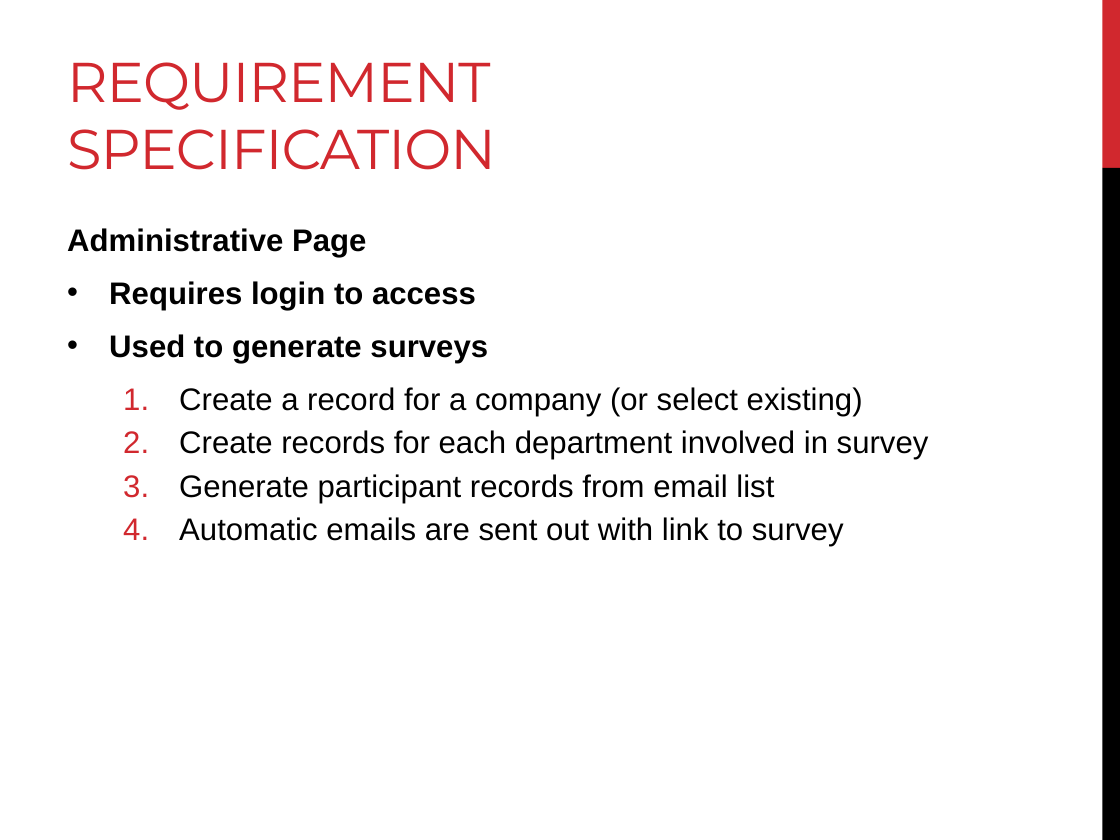
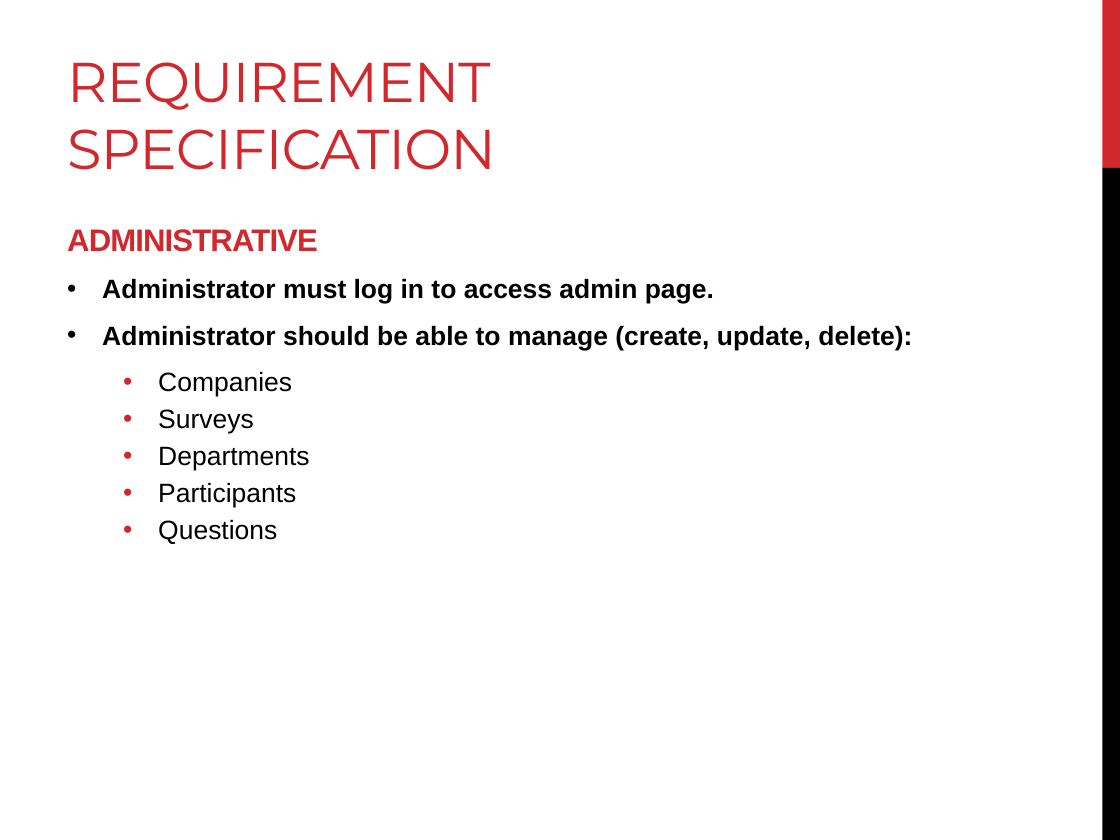
Before and after one commit to AndreasSchwagerl/RR-Survey-System, a slide deck: slide 4 of Survey System - Progress Presentation 3.pptx (slide 5 before the commit). Drawn at 1120x840 pixels with LibreOffice and Linux fonts; fonts in the diff are those of the drawing. Boxes give left, top, right and bottom in pixels: in the first picture for what was removed or moved away, otherwise in the second. Text is boxed around its words. In the diff, an @@ line names an element or a change of style, - is before the commit and + after.

```diff
--- a/Survey System - Progress Presentation 3.pptx
+++ b/Survey System - Progress Presentation 3.pptx
@@ text at (67, 229, 912, 544): text changed; size 20 to 17 pt; bold on @@
-Administrative Page
-• Requires login to access
-• Used to generate surveys
-  1. Create a record for a company (or select existing)
-  2. Create records for each department involved in survey
-  3. Generate participant records from email list
-  4. Automatic emails are sent out with link to survey
+ADMINISTRATIVE
+• Administrator must log in to access admin page.
+• Administrator should be able to manage (create, update, delete):
+  • Companies
+  • Surveys
+  • Departments
+  • Participants
+  • Questions
```
Also in this commit, not shown: 7 other slides changed, 4 slides added, 1 slide removed.
